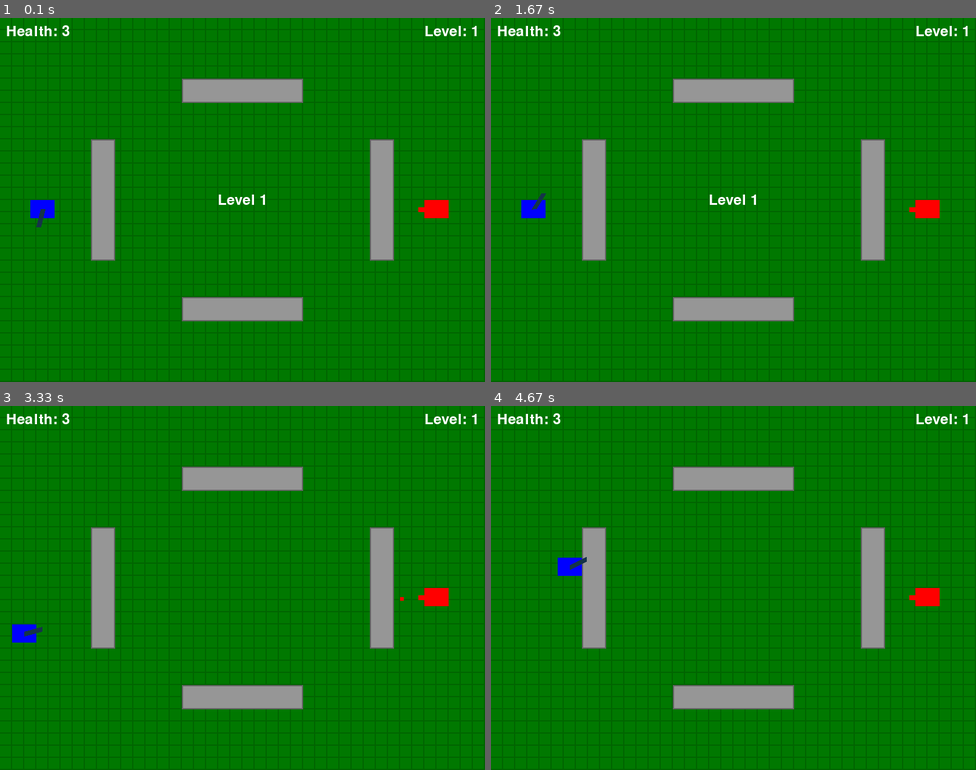
Above: before the commit, frames 1-4 (two rows, left to right).
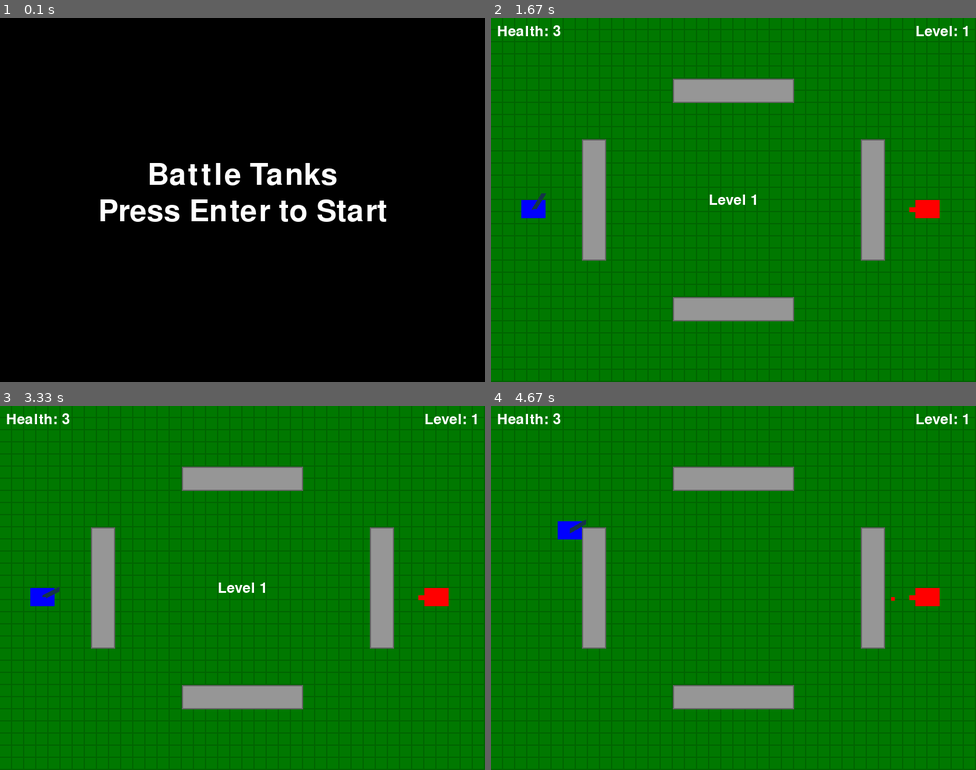
Above: after the commit, the same moments.

Repository: cassiel-st4vr0s/lpc2024
Game: pygame game, started from atividade005/main.py
The game is run twice, just before and just after one commit, with the same random seed, the same clock (stepped at 60 frames per second) and the same inputs.
Inputs (mouse positions are in pixels of both pictures, inside the frame that each line leads up to):
- Up to frame 1 (0.1 s): no input
- Up to frame 2 (1.67 s): tap Enter at 0.33 s; click "Level: 1" at 0.72 s; hold Right 1-1.47 s; move the mouse to (782, 280) at 1.03 s; hold Up from 1.5 s (still down); move the mouse to (583, 287) at 1.53 s
- Up to frame 3 (3.33 s): release Up at 1.8 s; hold Right 1.83-2.3 s; move the mouse to (421, 715) at 1.87 s; hold Left 2.33-2.87 s; move the mouse to (116, 453) at 2.37 s; hold Down 2.9-3.2 s; move the mouse to (126, 515) at 2.93 s; hold Left from 3.23 s (still down); move the mouse to (218, 682) at 3.27 s
- Up to frame 4 (4.67 s): release Left at 3.63 s; hold Up 3.67-4.03 s; move the mouse to (733, 631) at 3.7 s; hold Right from 4.07 s (still down); move the mouse to (917, 726) at 4.1 s

The runs differ from the first frame. In frame 1, 100% of the frame differs, in the area x 0-100%, y 0-100%; in frame 2, nothing differs; in frame 3, 0.7%; in frame 4, 0.5%.

Commit message:
added a start screen

Diff:
--- a/atividade005/main.py
+++ b/atividade005/main.py
@@ -180,22 +180,32 @@
     # Removes the timer for the enemy death event
     pygame.time.set_timer(enemy_die_event, 0)
 
+
 def show_victory_screen():
     screen.fill(BLACK)
     font = pygame.font.Font(None, 74)
-    defeat_text = font.render("You Won!", True, GREEN)
-    text_rect = defeat_text.get_rect(center=(SCREEN_WIDTH // 2, SCREEN_HEIGHT // 2 - 20))
-    screen.blit(defeat_text, text_rect)
+    victory_text = font.render("You Won!", True, GREEN)
+    text_rect = victory_text.get_rect(center=(SCREEN_WIDTH // 2, SCREEN_HEIGHT // 2 - 20))
+    instructions_text = font.render("Press R to Restart or Q to Quit", True, WHITE)
+    instructions_rect = instructions_text.get_rect(center=(SCREEN_WIDTH // 2, SCREEN_HEIGHT // 2 + 40))
+
+    screen.blit(victory_text, text_rect)
+    screen.blit(instructions_text, instructions_rect)
 
     pygame.display.flip()
     wait_for_input()
+
 
 def show_defeat_screen():
     screen.fill(BLACK)
     font = pygame.font.Font(None, 74)
     defeat_text = font.render("You Lost.", True, RED)
     text_rect = defeat_text.get_rect(center=(SCREEN_WIDTH // 2, SCREEN_HEIGHT // 2 - 20))
+    instructions_text = font.render("Press R to Restart or Q to Quit", True, WHITE)
+    instructions_rect = instructions_text.get_rect(center=(SCREEN_WIDTH // 2, SCREEN_HEIGHT // 2 + 40))
+
     screen.blit(defeat_text, text_rect)
+    screen.blit(instructions_text, instructions_rect)
 
     pygame.display.flip()
     wait_for_input()
@@ -252,6 +262,40 @@
         text_rect = pause_text.get_rect(
             center=(SCREEN_WIDTH // 2, SCREEN_HEIGHT // 2))
         screen.blit(pause_text, text_rect)
+
+
+def show_start_screen():
+    screen.fill(BLACK)
+    font = pygame.font.Font(None, 74)
+    title_text = font.render("Battle Tanks", True, WHITE)
+    title_rect = title_text.get_rect(center=(SCREEN_WIDTH // 2, SCREEN_HEIGHT // 2 - 40))
+
+    instructions_text = font.render("Press Enter to Start", True, WHITE)
+    instructions_rect = instructions_text.get_rect(center=(SCREEN_WIDTH // 2, SCREEN_HEIGHT // 2 + 20))
+
+    screen.blit(title_text, title_rect)
+    screen.blit(instructions_text, instructions_rect)
+
+    pygame.display.flip()
+
+    # Wait for the player to press Enter to start the game
+    waiting = True
+    while waiting:
+        for event in pygame.event.get():
+            if event.type == pygame.QUIT:
+                pygame.quit()
+                sys.exit()
+            if event.type == pygame.KEYDOWN:
+                if event.key == pygame.K_RETURN:  # Start the game on Enter
+                    waiting = False
+
+# Game loop
+show_start_screen()
+clock = pygame.time.Clock()
+enemy_fire_event = pygame.USEREVENT + 1
+enemy_die_event = pygame.USEREVENT + 2
+pygame.time.set_timer(enemy_fire_event, enemy["fire_rate"])
+level_start_time = pygame.time.get_ticks()
 
 
 # Game loop
